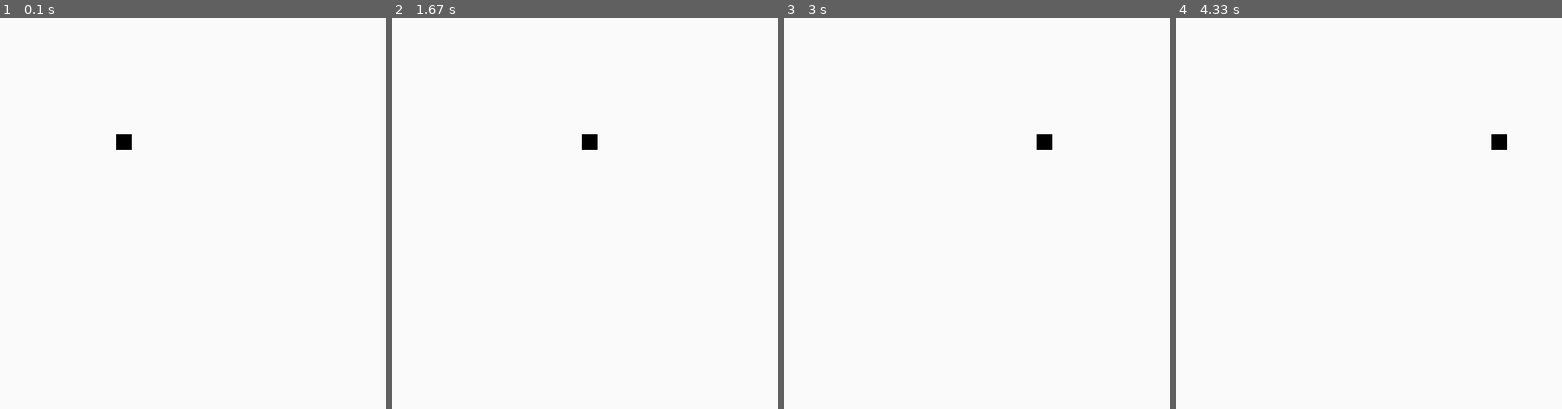
Above: before the commit, frames 1-4 (left to right).
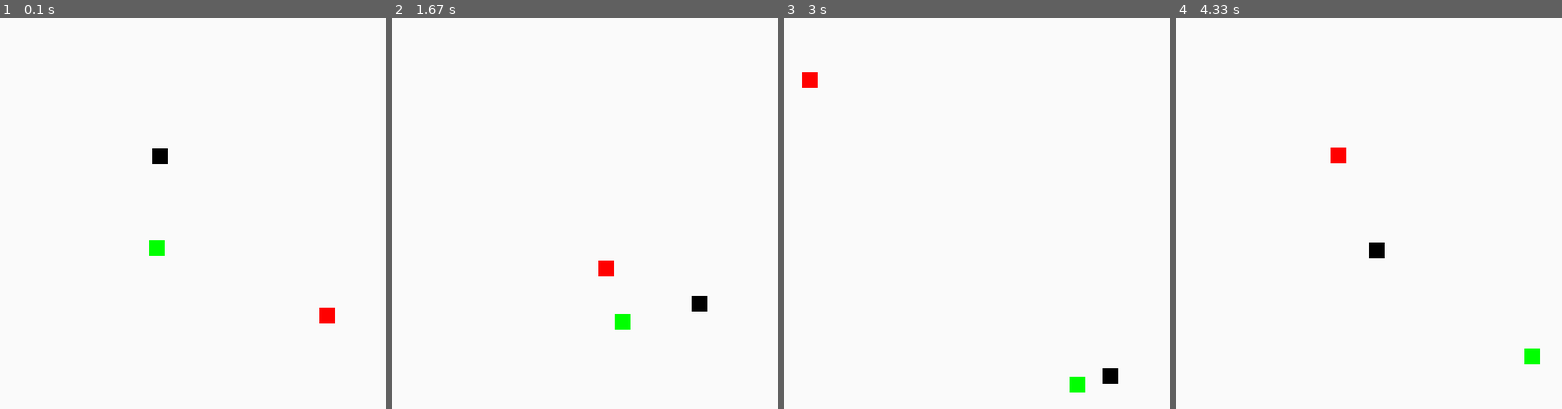
Above: after the commit, the same moments.

Repository: alexandroid000/self-assembly
Game: pygame game, started from weaselbot_sim/sandbox.py
The game is run twice, just before and just after one commit, with the same random seed, the same clock (stepped at 60 frames per second) and the same inputs.
Inputs:
- Up to frame 1 (0.1 s): no input
- Up to frame 2 (1.67 s): no input
- Up to frame 3 (3 s): no input
- Up to frame 4 (4.33 s): no input

The runs differ from the first frame. In frame 1, 0.7% of the frame differs, in the area x 30-87%, y 29-79%; in frame 2, 0.7%; in frame 3, 0.7%; in frame 4, 0.7%.

Commit message:
multpile weaselbots

Diff:
--- a/weaselbot_sim/sandbox.py
+++ b/weaselbot_sim/sandbox.py
@@ -1,56 +1,63 @@
 #Calls the pygame library
 import pygame
+import random
 #Optional: Sets up constants and functions in global namespace
 from pygame.locals import *
 #Declare global colors
 BLACK = (0, 0, 0)
-WHITE = (255, 255, 255)
 GREEN = (0, 255, 0)
 RED = (255, 0, 0)
 #
 #
 # Functions
 #calculates the likelihood of a collision occuring
-#def collision_prop():
+#def collision():
     #Case 1: Hitting another WeaselBot
-    #case 2: Hitting a wall
+
 
 #merges two objects into one
 #def collision_merge(WeaselBot one, WeaselBot two):
     #create a new, merged object
     #delete the previous two objects
-# classes, may add if needed
-class WeaselBot(pygame.sprite.Sprite):
-    def __init__(self, screen, width, height, color):
-        self._screen = screen
-        self.movex = 1 #assume initial velocity
-        self.movey = 0
+class WeaselBot():
+    def __init__(self, screen, width, height, xspeed, yspeed, color):
+        self.movex = xspeed #assume initial velocity
+        self.movey = yspeed
         #get dimensions of screen
         w, h = pygame.display.get_surface().get_size()
-        self.x0pos = 150
-        self.y0pos = 150
+        self.x0pos = random.randint(0, 480)
+        self.y0pos = random.randint(0, 480)
         self._width = width #do not change
         self._height = height #do not change
         self._color = color
         self.collision = 0
 
-    def draw(self):
+    def draw(self, screen):
         BLACK = (  0,   0,   0) #temp, adjust so you can change color based instantation
-        pygame.draw.rect(self._screen, self._color, [self.x0pos, self.y0pos, self._width, self._height], 0)
+        pygame.draw.rect(screen, self._color, [self.x0pos, self.y0pos, self._width, self._height], 0)
     #define movement based on WeaselBot algorithm
-    def _movement(self):
-        #the if conditions shouldn't change as they determine a wall hit (robot is 20x20 and screen is 500x500)
+    def movement(self):
+        #insert WeaselBot algorithm here
         self.x0pos = self.movex + self.x0pos
         self.y0pos = self.movey + self.y0pos
+        #the if conditions shouldn't change as they determine a wall hit (robot is 20x20 and screen is 500x500)
         if(self.x0pos < 0 or self.x0pos > 480):
             self.movex = -self.movex
         if(self.y0pos < 0 or self.y0pos > 480):
             self.movey = -self.movey
 
-
-
-    # def _wallcollide(self):
-    #     #What happens when it hits the walls
+class WeaselBotsGroup():
+    def __init__(self):
+        self.listofweasels = []
+    def add(self, bot):
+        self.listofweasels.append(bot)
+    #handle collision here
+    def update(self):
+        for i in self.listofweasels:
+            i.movement()
+    def draw(self, screen):
+        for i in self.listofweasels:
+            i.draw(screen)
 
 def main():
     pygame.init()
@@ -65,19 +72,25 @@
     #create objects
     width = 20
     height = 20
-    robot1 = WeaselBot(screen, width, height, BLACK)
-    #allsprites = pygame.sprite.RenderPlain((robot1))
+    robot1 = WeaselBot(screen, width, height, 1, 1, GREEN)
+    robot2 = WeaselBot(screen, width, height, 2, 2, BLACK)
+    robot3 = WeaselBot(screen, width, height, 3, 3, RED)
+    weaselbots = WeaselBotsGroup();
+    #I dislike how clunky this is but I can't get around it right now
+    weaselbots.add(robot1)
+    weaselbots.add(robot2)
+    weaselbots.add(robot3)
     #create game clock
     clock = pygame.time.Clock()
     while 1:
         #increment clock
         clock.tick(60)
         #update screen
-        robot1._movement()
+        weaselbots.update()
         #Check if collision will occur
         #updates screen image (redraws screen everytime)
         screen.blit(background, (0, 0))
-        robot1.draw()
+        weaselbots.draw(screen)
         pygame.display.flip()
 
 
